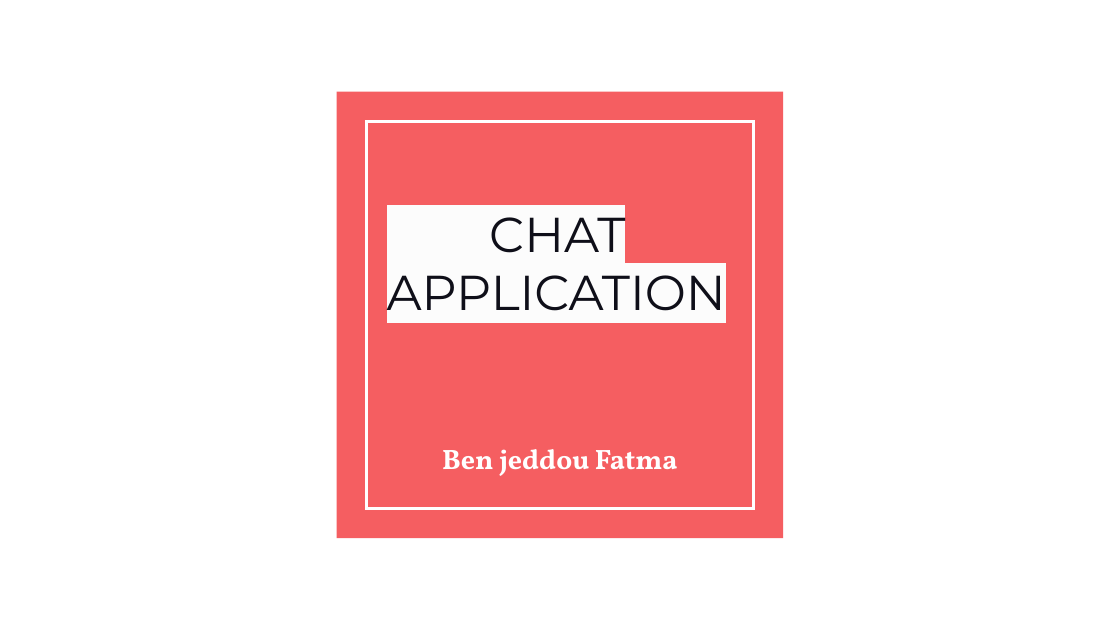
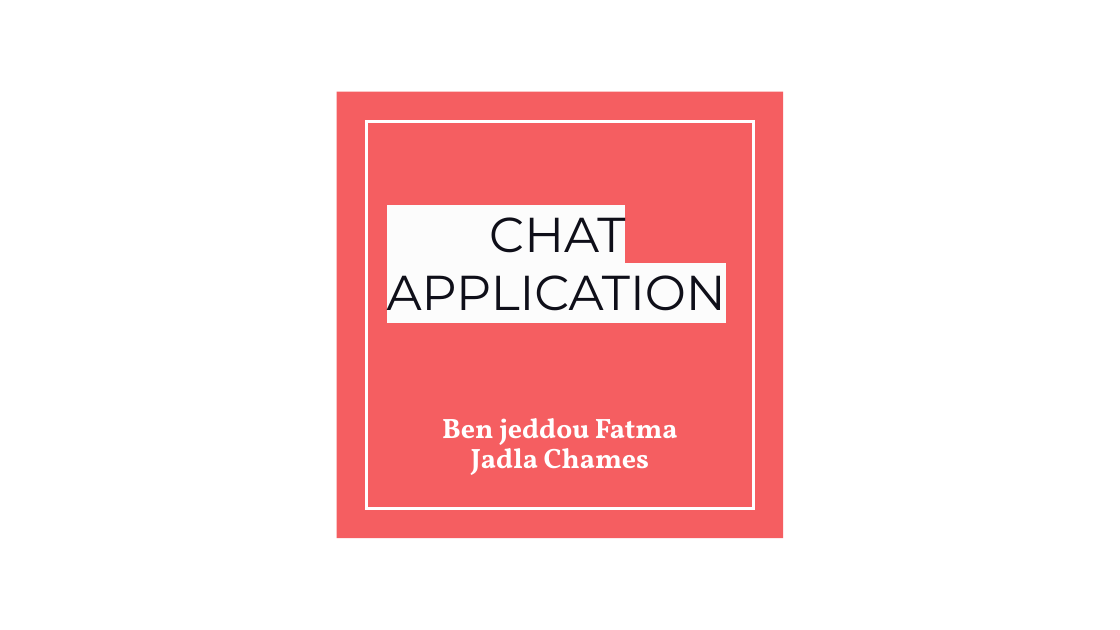
Before and after one commit to fatmabenjaddou/presentation-Mern_Chat, a slide deck: slide 1 of Mern Chat.pptx. Drawn at 1120x630 pixels with LibreOffice and Linux fonts; fonts in the diff are those of the drawing. Boxes give left, top, right and bottom in pixels: in the first picture for what was removed or moved away, otherwise in the second. Text is boxed around its words. In the diff, an @@ line names an element or a change of style, - is before the commit and + after.

```diff
--- a/Mern Chat.pptx
+++ b/Mern Chat.pptx
@@ subtitle at (442, 418, 678, 451): line spacing 1 to 0.9 @@
@@ subtitle at (471, 442, 649, 475): paragraph added @@
+Jadla Chames
```
Also in this commit, not shown: 3 other slides changed.
